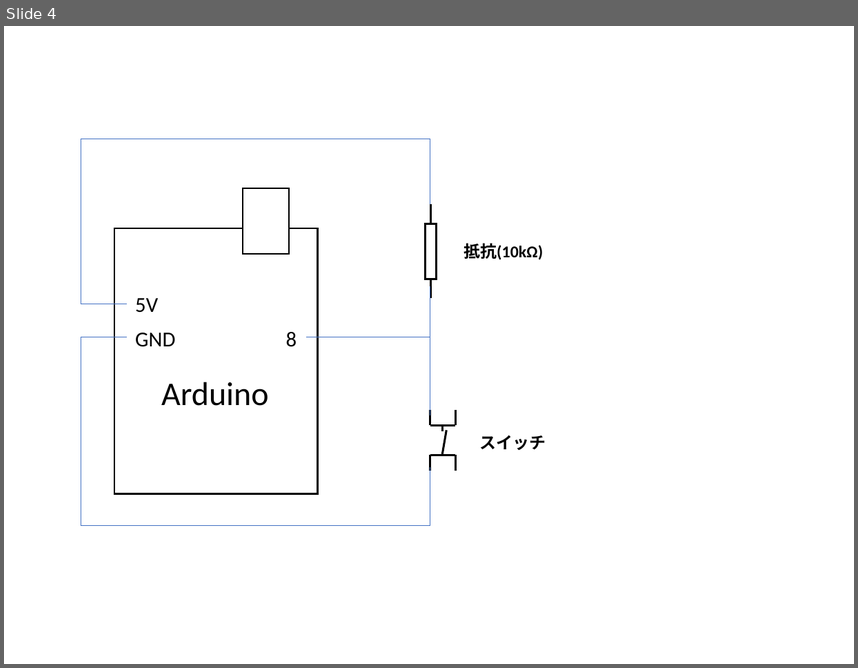
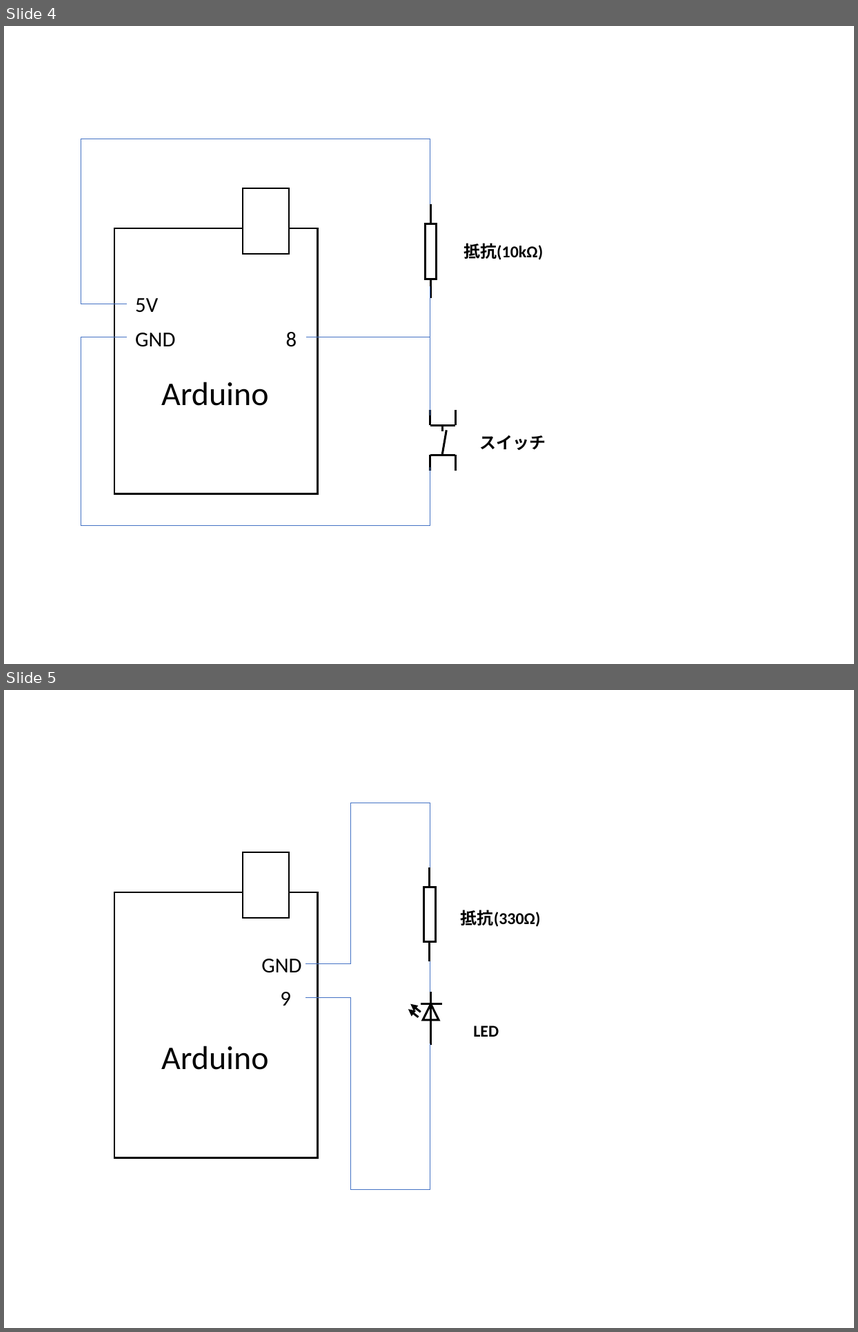
Before and after one commit to sei1102/ia_text2018, a slide deck: ia_text2018/IA実習_図.pptx. Shown one above the other, each under a label of ours: slide 4 before the commit, slides 4 and 5 after it. The pictures are 858x668 and 858x1332 pixels, drawn with LibreOffice and Linux fonts; fonts in the diff are those of the drawing. Boxes give left, top, right and bottom in pixels: in the first picture for what was removed or moved away, otherwise in the second. Text is boxed around its words. In the diff, an @@ line names an element or a change of style, - is before the commit and + after.

```diff
--- a/ia_text2018/IA実習_図.pptx
+++ b/ia_text2018/IA実習_図.pptx
@@ slide 5 added at box(4, 690, 854, 1328), background #FFFFFF @@
@@ line added from (351, 964) to (351, 802), #4472C4 0.5 pt @@
@@ line added from (351, 802) to (430, 802), #4472C4 0.5 pt @@
@@ line added from (430, 802) to (430, 869), #4472C4 0.5 pt @@
@@ rectangle added at box(243, 852, 289, 918), fill #FFFFFF, outline #000000 1 pt @@
@@ line added from (430, 867) to (430, 887), #000000 1.75 pt @@
@@ rectangle added at box(114, 892, 318, 1158), fill #FFFFFF, outline #000000 1.5 pt @@
@@ rectangle added at box(424, 887, 435, 942), outline #000000 1.75 pt @@
@@ text added at box(461, 909, 541, 927), 14 pt, text #000000, bold @@
+抵抗(330Ω)
@@ text added at box(261, 958, 301, 973), 18 pt, text #000000 @@
+GND
@@ line added from (430, 954) to (430, 994), #4472C4 0.5 pt @@
@@ line added from (430, 942) to (430, 961), #000000 1.75 pt @@
@@ line added from (351, 964) to (305, 964), #4472C4 0.5 pt @@
@@ text added at box(280, 992, 291, 1005), 18 pt, text #000000 @@
+9
@@ line added from (351, 998) to (305, 998), #4472C4 0.5 pt @@
@@ line added from (351, 998) to (351, 1190), #4472C4 0.5 pt @@
@@ group added at box(408, 992, 443, 1045): 2 lines, 2 arrows, 1 triangle @@
@@ text added at box(473, 1025, 499, 1036), 14 pt, text #000000, bold @@
+LED
@@ text added at box(161, 1045, 268, 1069), 28 pt, text #000000 @@
+Arduino
@@ line added from (430, 1044) to (430, 1190), #4472C4 0.5 pt @@
@@ line added from (351, 1190) to (430, 1190), #4472C4 0.5 pt @@
```
Also in this commit, not shown: 5 other slides added, 1 slide removed, 56 other files.
